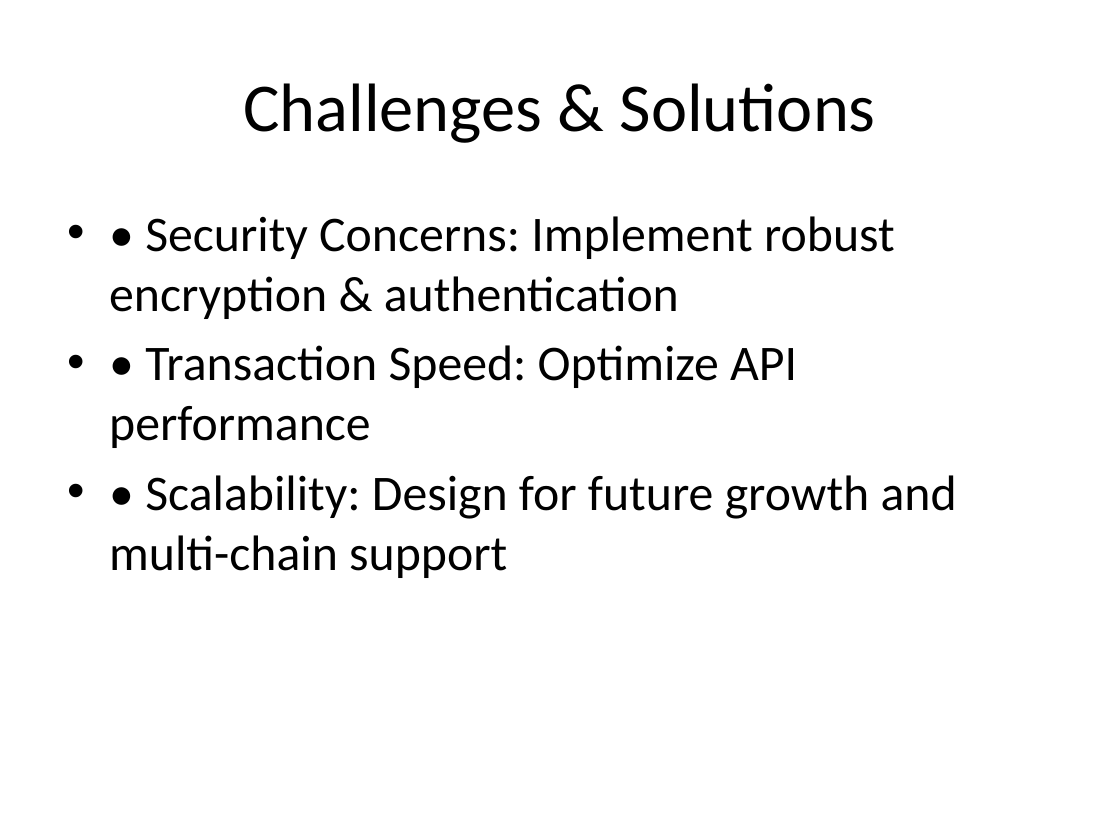
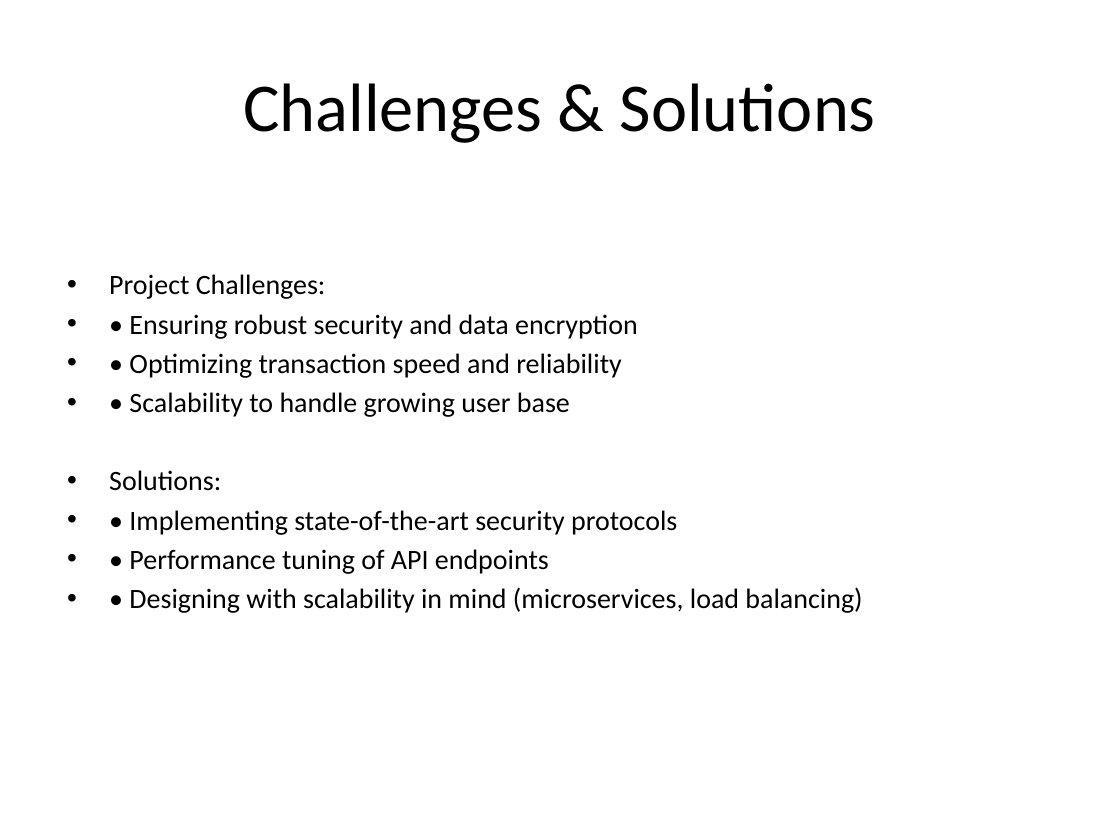
Before and after one commit to MedMoncef/cryptoBank, a slide deck: slide 8 of presentation/CryptoBankPresentation.pptx. Drawn at 1120x840 pixels with LibreOffice and Linux fonts; fonts in the diff are those of the drawing. Boxes give left, top, right and bottom in pixels: in the first picture for what was removed or moved away, otherwise in the second. Text is boxed around its words. In the diff, an @@ line names an element or a change of style, - is before the commit and + after.

```diff
--- a/presentation/CryptoBankPresentation.pptx
+++ b/presentation/CryptoBankPresentation.pptx
@@ text at box(109, 274, 862, 613): text changed; size 32 to 18 pt @@
-• • Security Concerns: Implement robust encryption & authentication
-• • Transaction Speed: Optimize API performance
-• • Scalability: Design for future growth and multi-chain support
+• Project Challenges:
+• • Ensuring robust security and data encryption
+• • Optimizing transaction speed and reliability
+• • Scalability to handle growing user base
+• Solutions:
+• • Implementing state-of-the-art security protocols
+• • Performance tuning of API endpoints
+• • Designing with scalability in mind (microservices, load balancing)
```
Also in this commit, not shown: 10 other slides changed, 20 other files.
